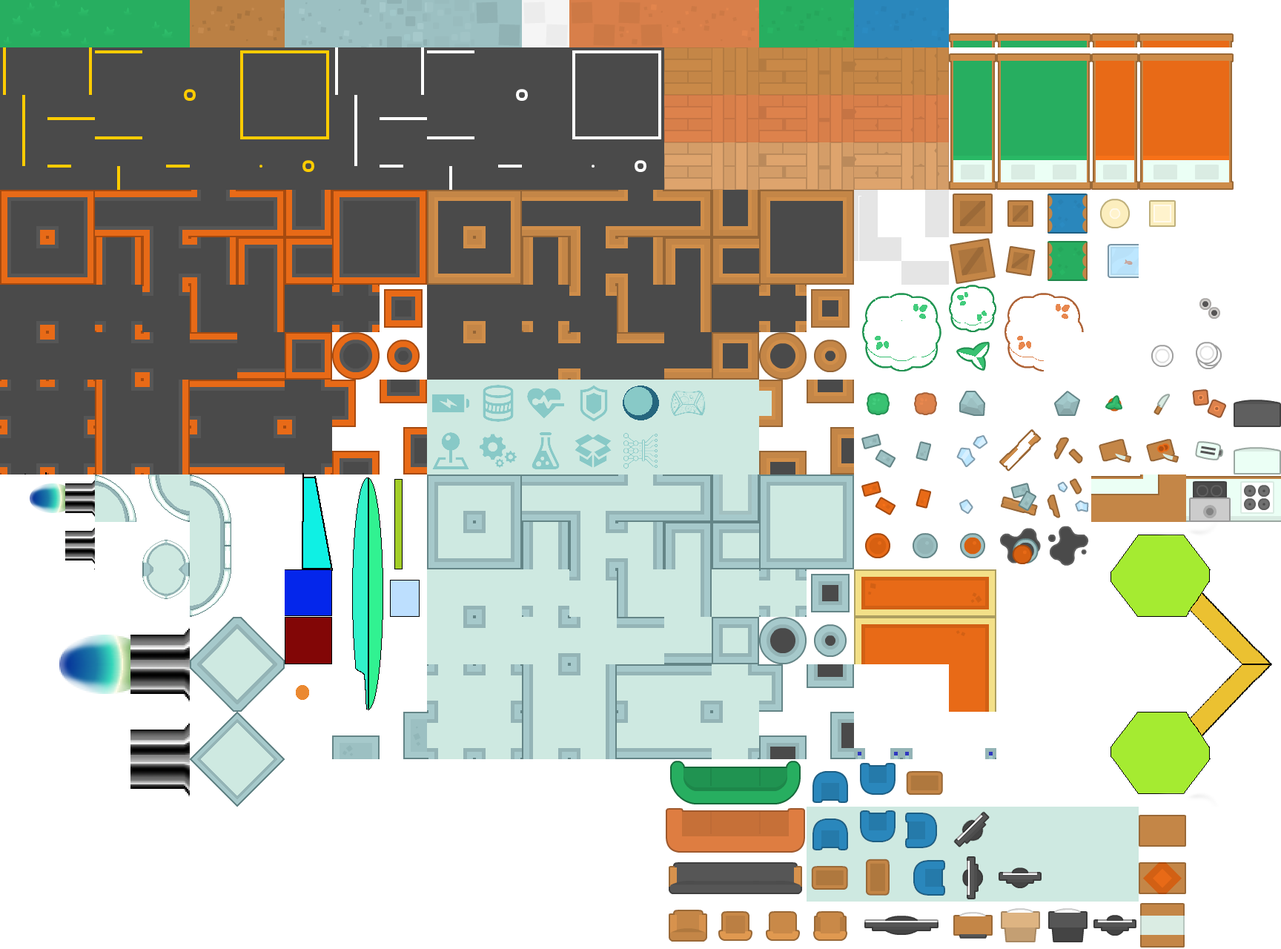
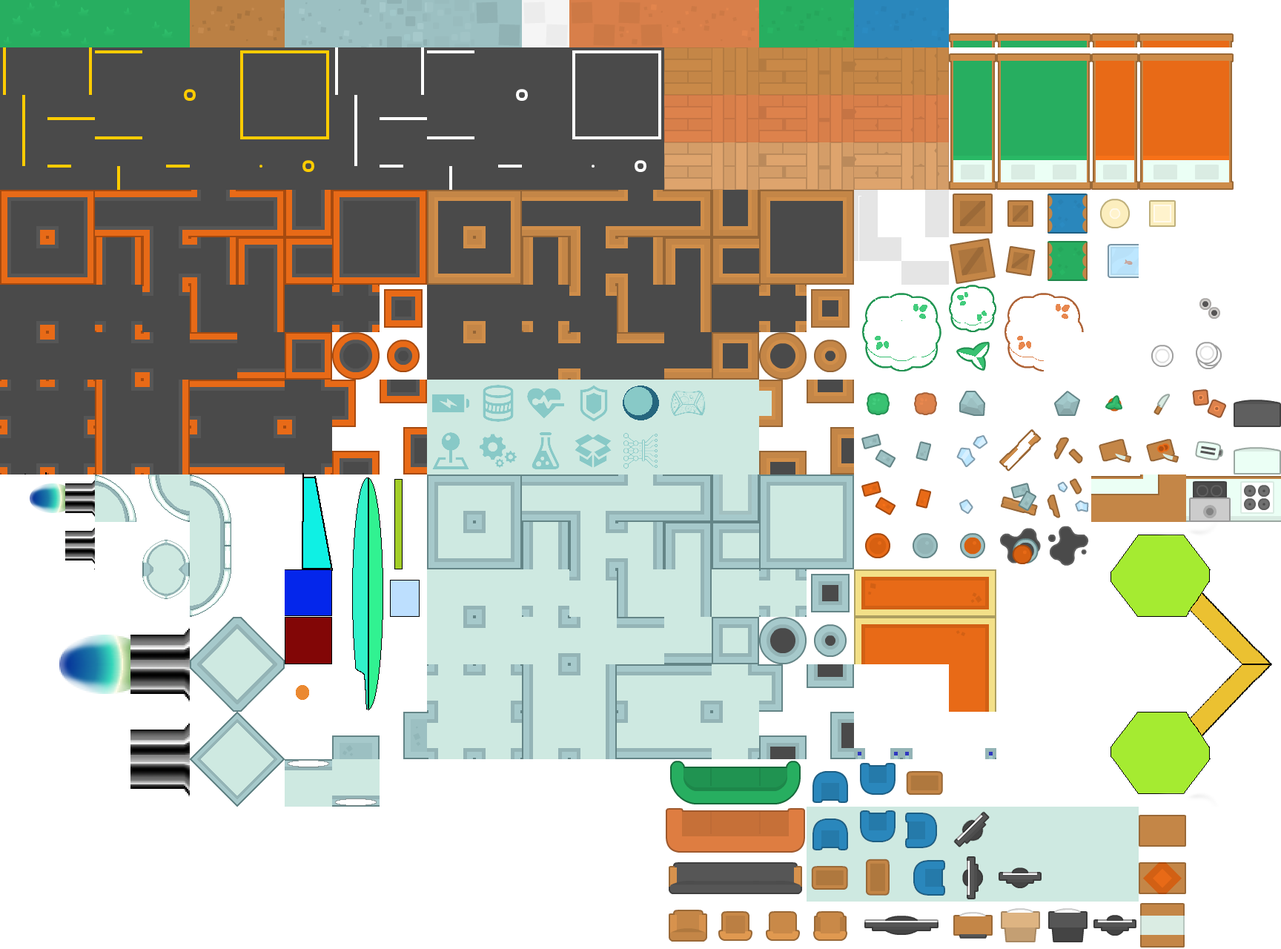
Layered file, before and after one edit (w=1281, h=949). Changes by layer:
painted on "tilesheet_complete.png" over [284, 759, 380, 807]
